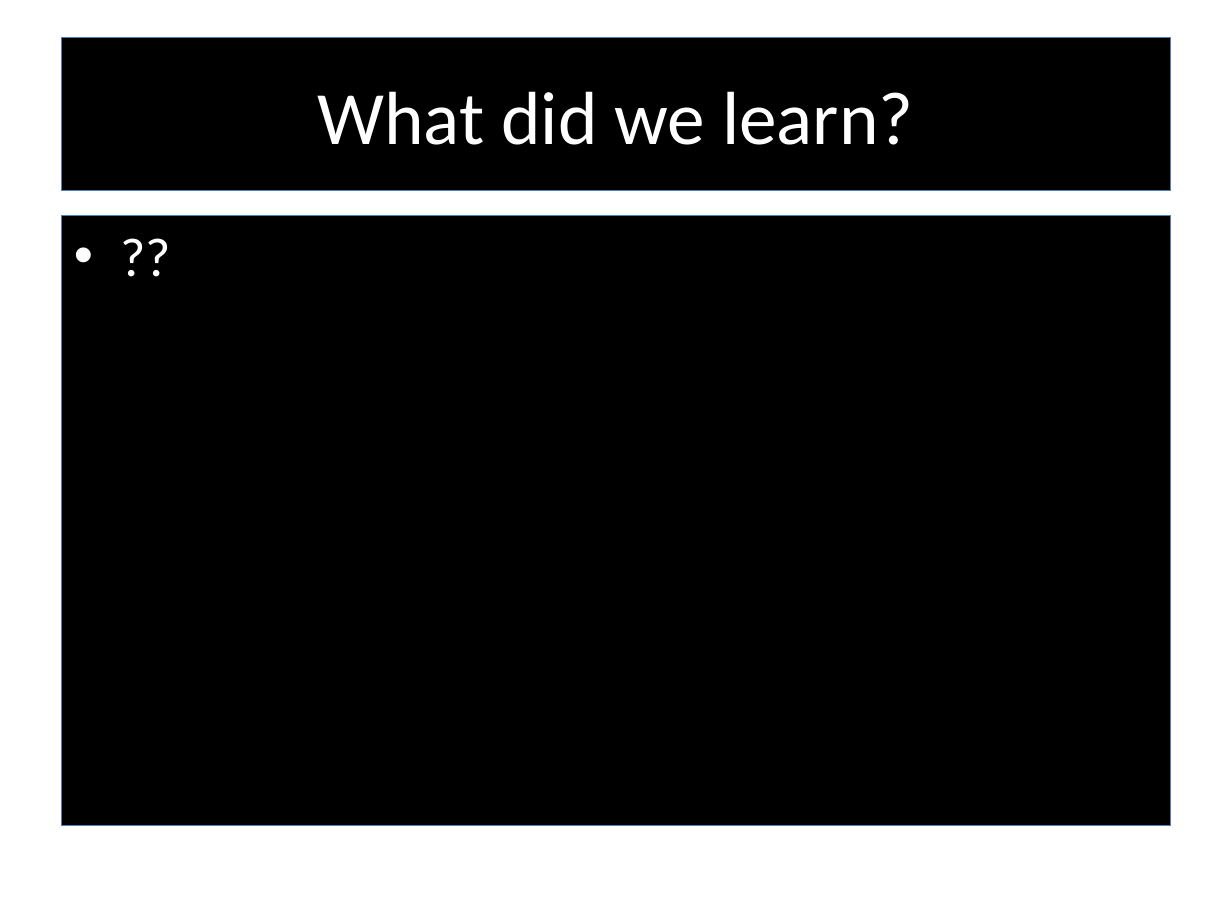
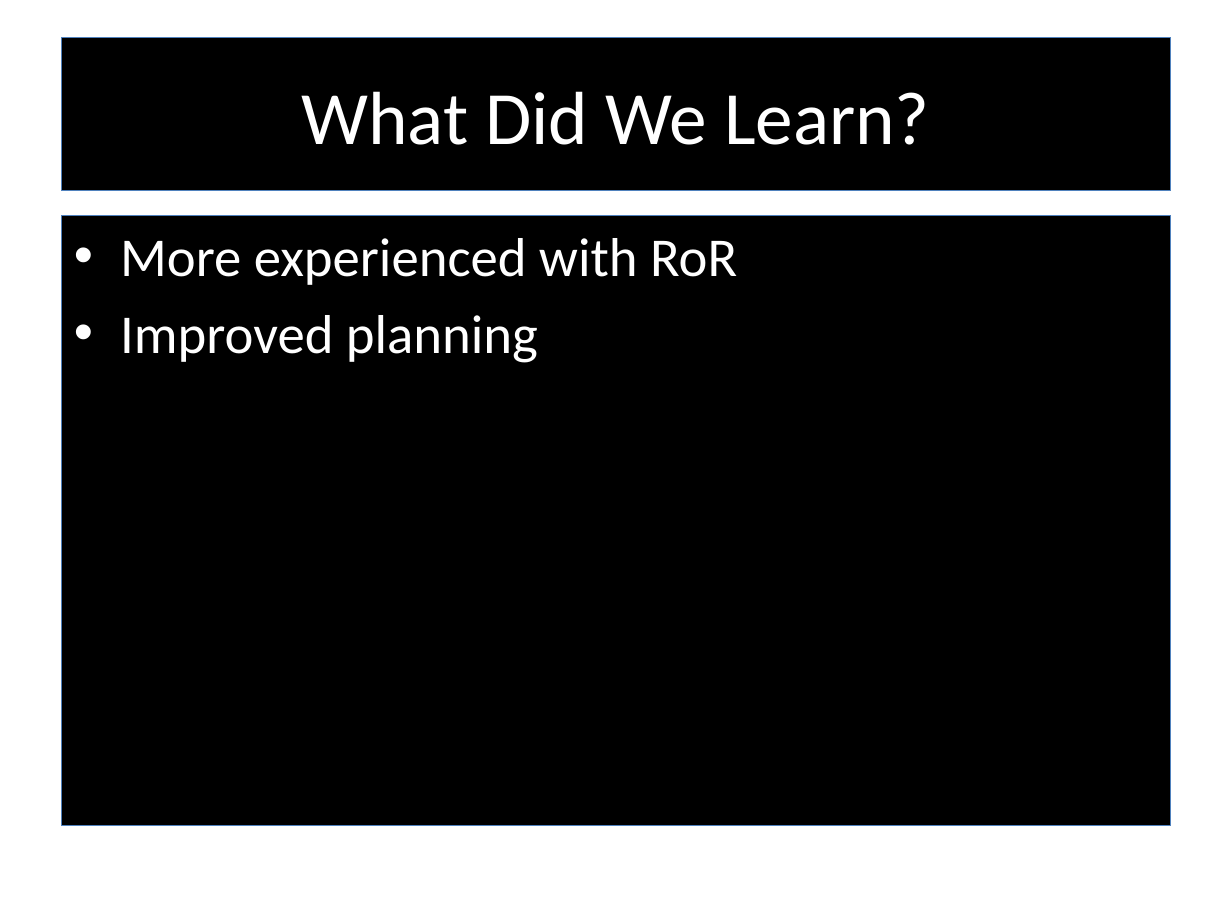
Before and after one commit to RedTeamCOSC470/Documentation, a slide deck: slide 15 of Stargazer_Presentation_Semester2.pptx (slide 16 before the commit). Drawn at 1232x924 pixels with LibreOffice and Linux fonts; fonts in the diff are those of the drawing; background and template pictures are left out. Boxes give left, top, right and bottom in pixels: in the first picture for what was removed or moved away, otherwise in the second. Text is boxed around its words. In the diff, an @@ line names an element or a change of style, - is before the commit and + after.

```diff
--- a/Stargazer_Presentation_Semester2.pptx
+++ b/Stargazer_Presentation_Semester2.pptx
@@ title at (x1=301, y1=91, x2=930, y2=145): text changed @@
-What did we learn?
+What Did We Learn?
@@ text at (x1=120, y1=238, x2=737, y2=363): text changed @@
-• ??
+• More experienced with RoR
+• Improved planning
```
Also in this commit, not shown: 5 other slides changed, 3 slides removed, 4 other files.
